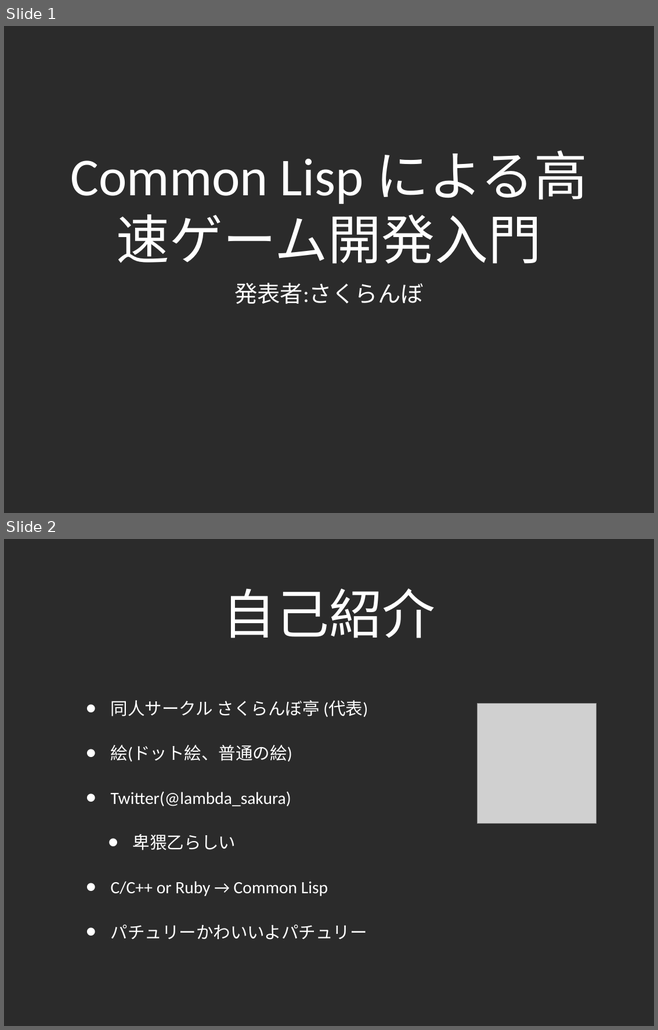
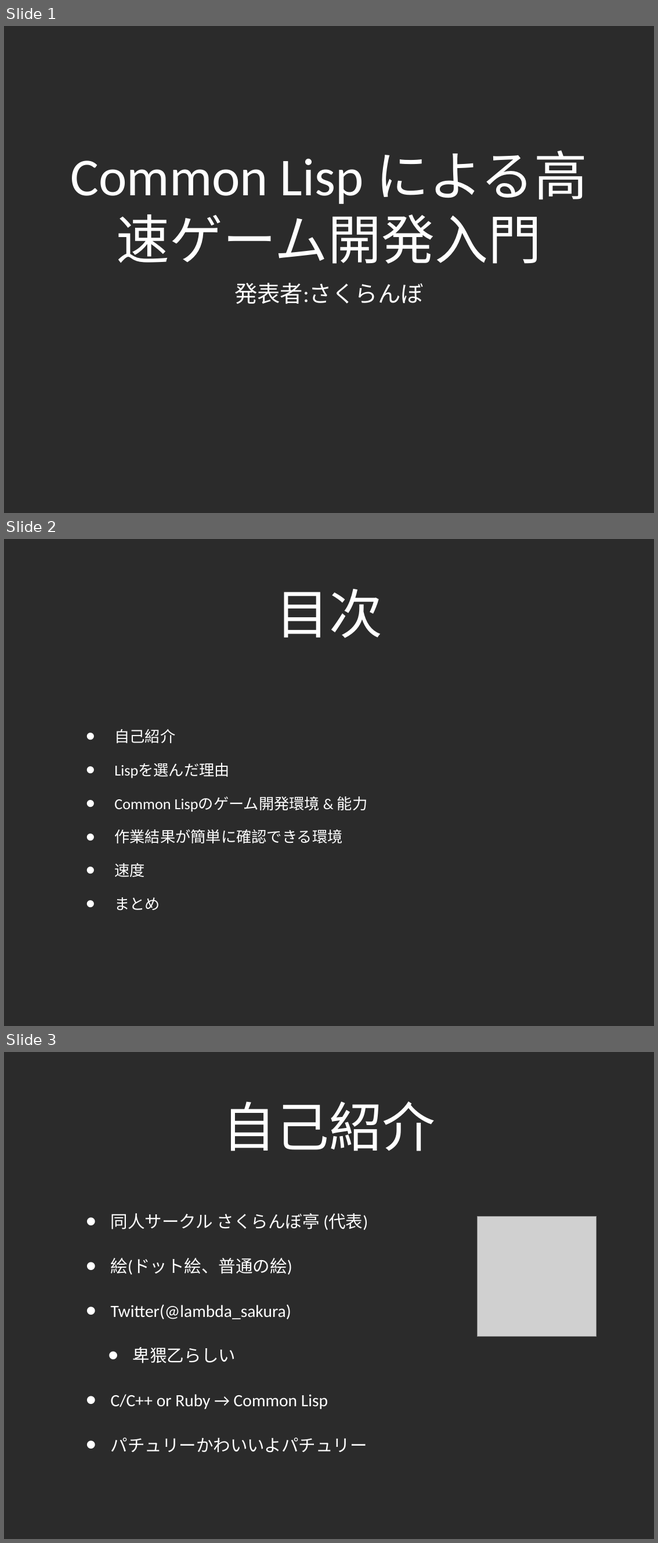
Before and after one commit to lambdasakura/doc, a slide deck: zengeren/fast_game_development_2010:02:12.ppt. Shown one above the other, each under a label of ours: slides 1 and 2 before the commit, slides 1, 2 and 3 after it. The pictures are 658x1030 and 658x1543 pixels, drawn with LibreOffice and Linux fonts; fonts in the diff are those of the drawing; grey boxes stand for pictures; background and template pictures are left out; a plain dark background stands for a picture behind light text. Boxes give left, top, right and bottom in pixels: in the first picture for what was removed or moved away, otherwise in the second. Text is boxed around its words. In the diff, an @@ line names an element or a change of style, - is before the commit and + after.

```diff
--- a/zengeren/fast_game_development_2010:02:12.ppt
+++ b/zengeren/fast_game_development_2010:02:12.ppt
@@ slide 2 added at (4, 539, 654, 1026), background picture (left out) @@
@@ title added at (275, 589, 382, 638), 84 pt, text #FFFFFF @@
+目次
@@ text added at (114, 729, 367, 910), 24 pt, text #FFFFFF @@
+• 自己紹介
+• Lispを選んだ理由
+• Common Lispのゲーム開発環境 & 能力
+• 作業結果が簡単に確認できる環境
+• 速度
+• まとめ
@@ what was slide 2 is now slide 3 @@
```
Also in this commit, not shown: 6 slides changed, 7 other slides added, 1 slide removed, 1 other file.
